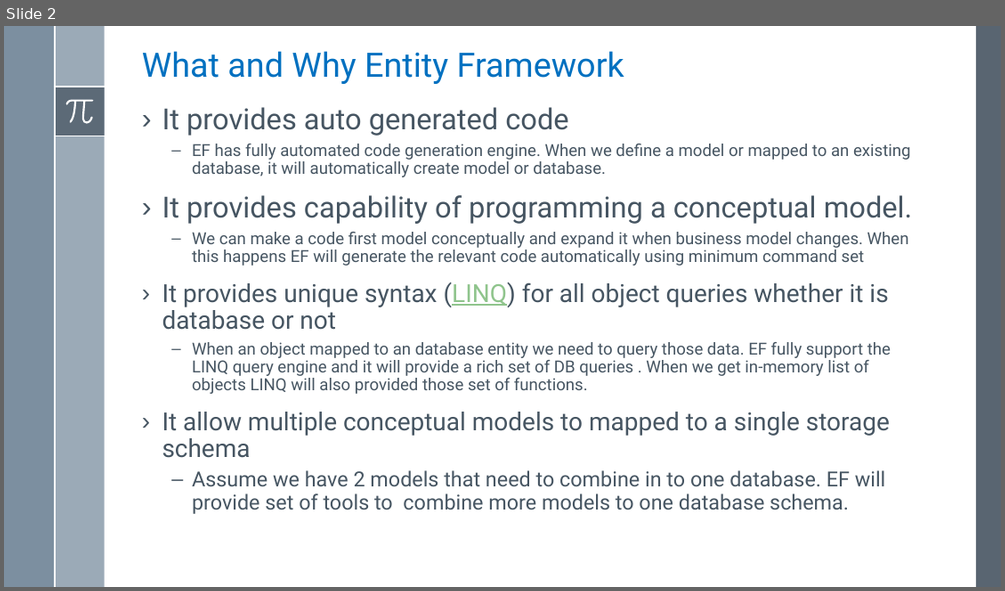
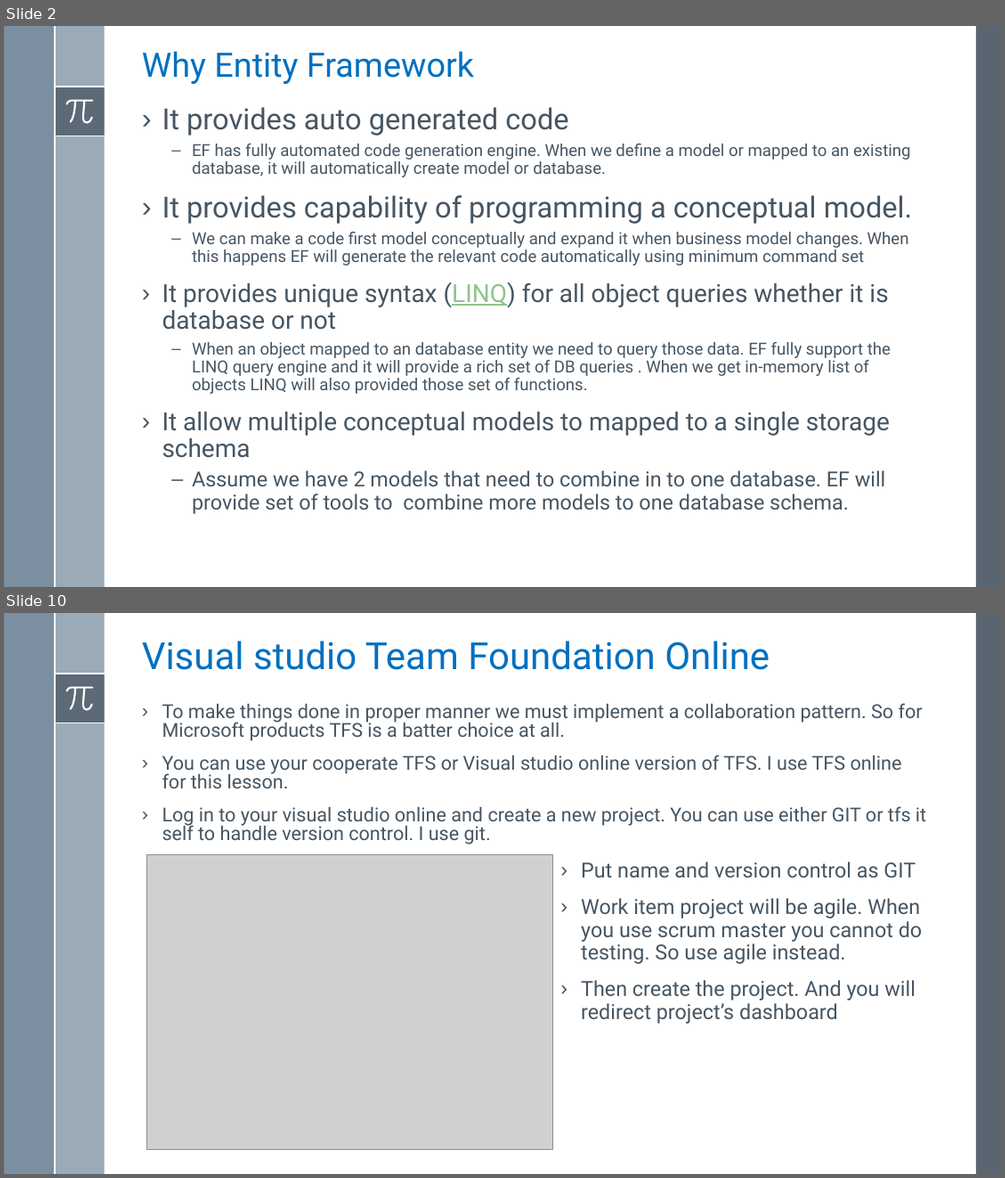
Before and after one commit to asachanxxx/WebApiTraning, a slide deck: Notes/Lesson 1/Lesson 1 - Implement First Bound Context Using Entity Framework.pptx. Shown one above the other, each under a label of ours: slide 2 before the commit, slides 2 and 10 after it; the slides between them are not shown. The pictures are 1005x591 and 1005x1178 pixels, drawn with LibreOffice and Linux fonts; fonts in the diff are those of the drawing; grey boxes stand for pictures. Boxes give left, top, right and bottom in pixels: in the first picture for what was removed or moved away, otherwise in the second. Text is boxed around its words. In the diff, an @@ line names an element or a change of style, - is before the commit and + after.

Commit message:
chenge and add a project

```diff
--- a/Notes/Lesson 1/Lesson 1 - Implement First Bound Context Using Entity Framework.pptx
+++ b/Notes/Lesson 1/Lesson 1 - Implement First Bound Context Using Entity Framework.pptx
@@ slide 10 added at box(4, 613, 1001, 1174), background #FFFFFF; not listed: 8 template elements that a slide beside it also shows @@
@@ title added at box(142, 641, 769, 670), 36 pt, text #0070C0 @@
+Visual studio Team Foundation Online
@@ text added at box(162, 703, 926, 844), 18.5 pt, text #465562 @@
+› To make things done in proper manner we must implement a collaboration pattern. So for Microsoft products TFS is a batter choice at all.
+› You can use your cooperate TFS or Visual studio online version of TFS. I use TFS online for this lesson.
+› Log in to your visual studio online and create a new project. You can use either GIT or tfs it self to handle version control. I use git.
@@ picture added at box(146, 855, 552, 1150) @@
@@ text added at box(581, 861, 922, 1023), 20 pt, text #465562 @@
+› Put name and version control as GIT
+› Work item project will be agile. When you use scrum master you cannot do testing. So use agile instead.
+› Then create the project. And you will redirect project’s dashboard
@@ slide 2 changed as well @@
@@ title at box(142, 51, 474, 84): text changed @@
-What and Why Entity Framework
+Why Entity Framework
```
Also in this commit, not shown: 2 other slides changed, 17 other slides added, 4 other files.
